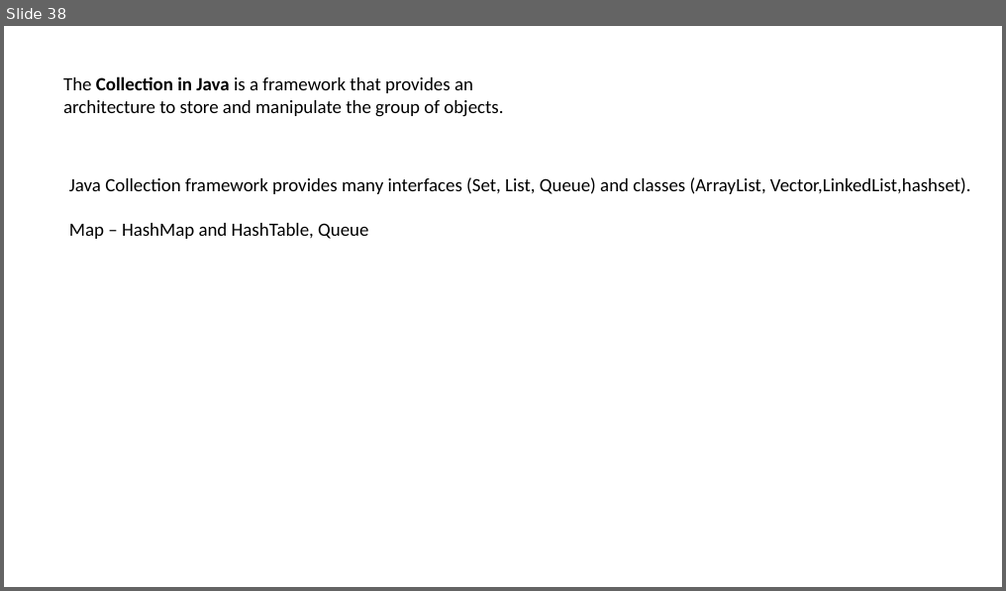
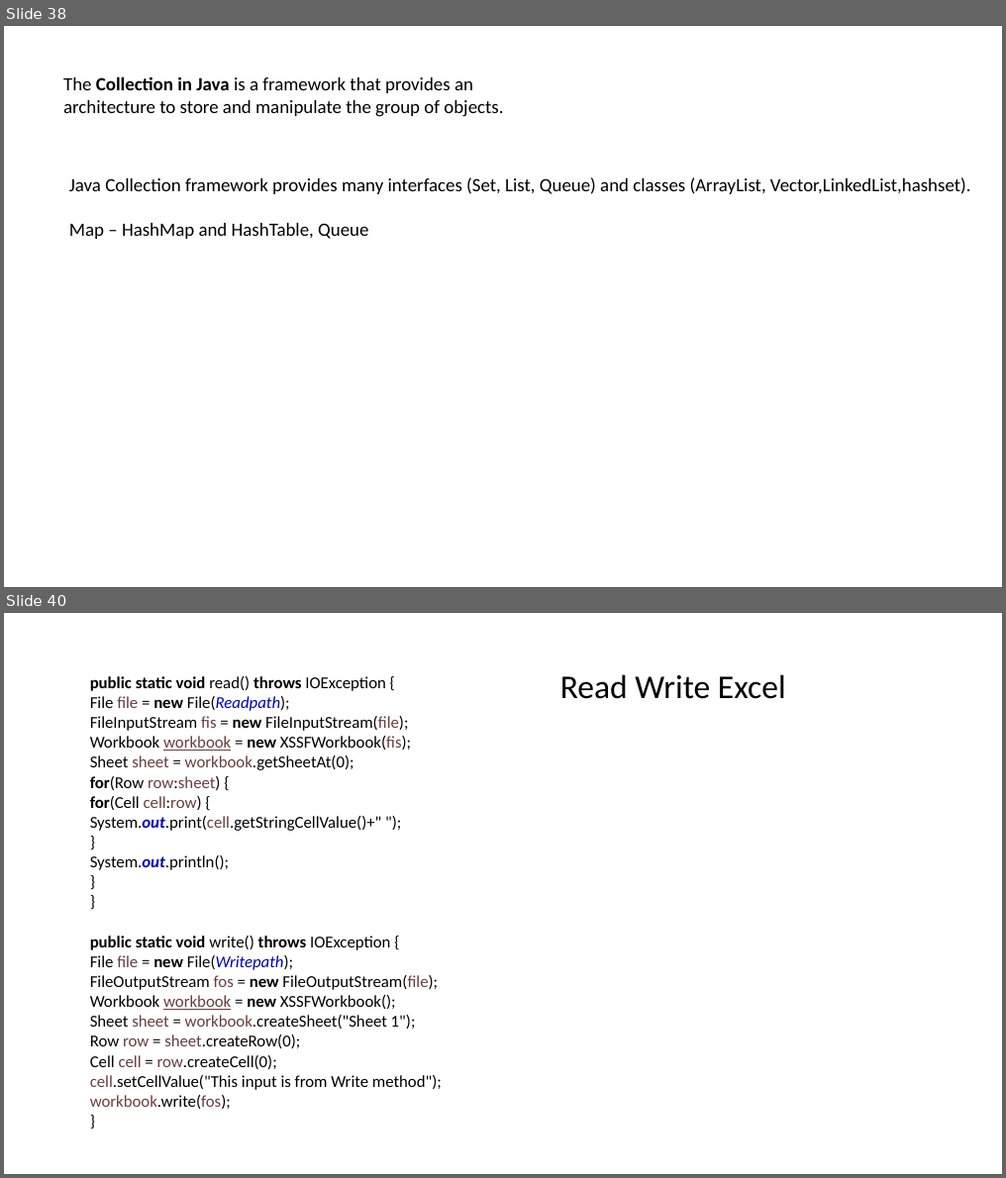
Before and after one commit to SoorajSundar1505/seleniumTraining, a slide deck: Selenium.pptx. Shown one above the other, each under a label of ours: slide 38 before the commit, slides 38 and 40 after it; the slides between them are not shown. The pictures are 1006x591 and 1006x1178 pixels, drawn with LibreOffice and Linux fonts; fonts in the diff are those of the drawing. Boxes give left, top, right and bottom in pixels: in the first picture for what was removed or moved away, otherwise in the second. Text is boxed around its words. In the diff, an @@ line names an element or a change of style, - is before the commit and + after.

```diff
--- a/Selenium.pptx
+++ b/Selenium.pptx
@@ slide 40 added at (4,613,1002,1174), background #FFFFFF @@
@@ text added at (90,676,442,1109), 16 pt, text #000000 @@
+public static void read() throws IOException {
+File file = new File(Readpath);
+FileInputStream fis = new FileInputStream(file);
+Workbook workbook = new XSSFWorkbook(fis);
+Sheet sheet = workbook.getSheetAt(0);
+for(Row row:sheet) {
+for(Cell cell:row) {
+System.out.print(cell.getStringCellValue()+" ");
+}
+System.out.println();
+}
+}
+public static void write() throws IOException {
+File file = new File(Writepath);
+FileOutputStream fos = new FileOutputStream(file);
+Workbook workbook = new XSSFWorkbook();
+Sheet sheet = workbook.createSheet("Sheet 1");
+Row row = sheet.createRow(0);
+Cell cell = row.createCell(0);
+cell.setCellValue("This input is from Write method");
+workbook.write(fos);
+}
@@ text added at (560,674,786,699), 32 pt, text #000000 @@
+Read Write Excel
```
Also in this commit, not shown: 1 slide changed, 15 other slides added.
